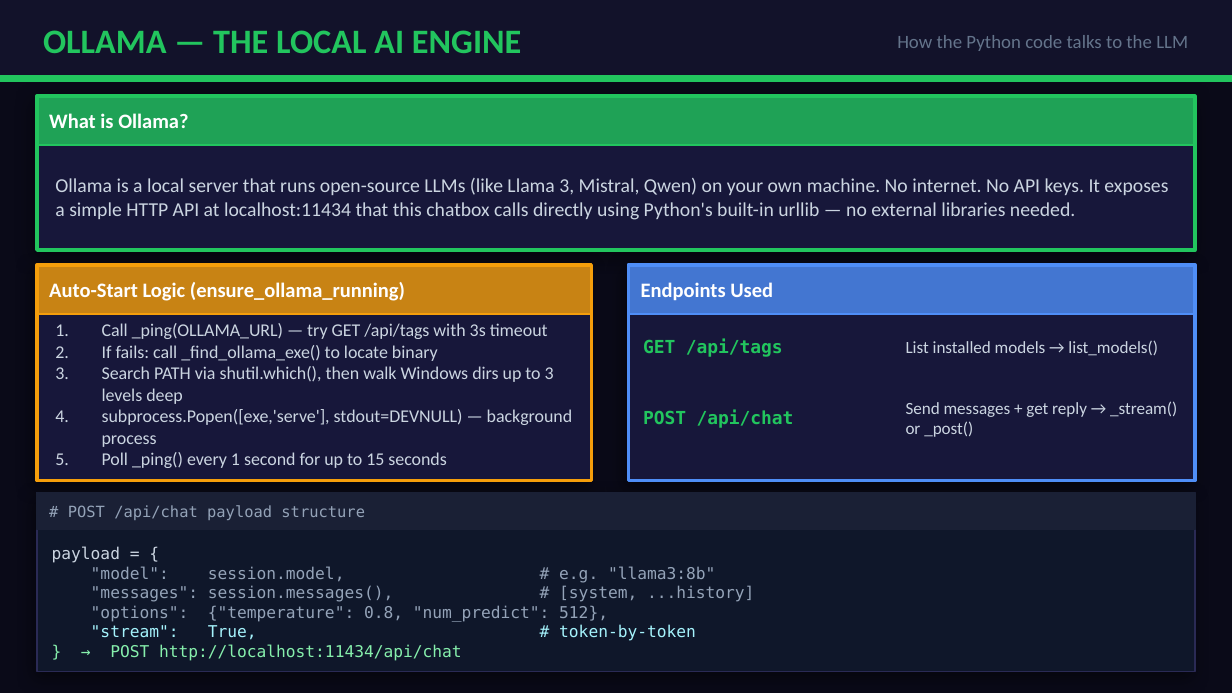
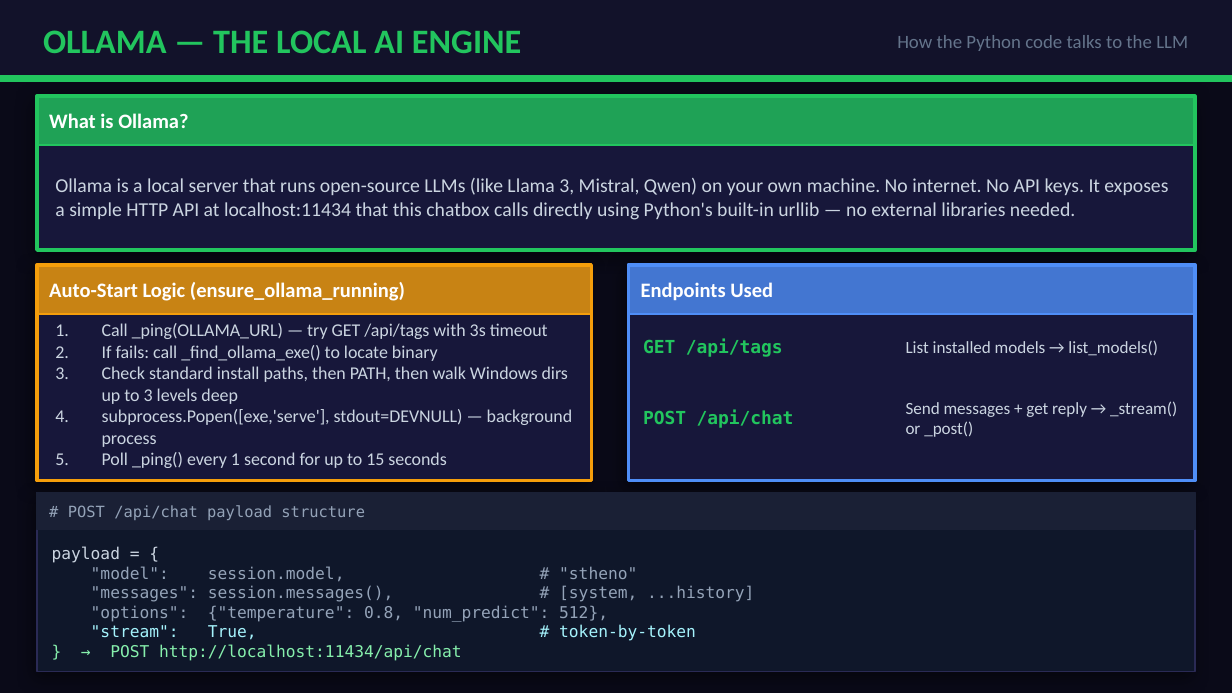
Before and after one commit to Adithya210207/personality-ai-chatbot, a slide deck: slide 3 of Documentary/Anime_personallity_ai_chatbox_Code_Documentary.pptx. Drawn at 1232x693 pixels with LibreOffice and Linux fonts; fonts in the diff are those of the drawing. Boxes give left, top, right and bottom in pixels: in the first picture for what was removed or moved away, otherwise in the second. Text is boxed around its words. In the diff, an @@ line names an element or a change of style, - is before the commit and + after.

```diff
--- a/Documentary/Anime_personallity_ai_chatbox_Code_Documentary.pptx
+++ b/Documentary/Anime_personallity_ai_chatbox_Code_Documentary.pptx
@@ text at box(102, 366, 568, 404): text changed @@
-3. Search PATH via shutil.which(), then walk Windows dirs up to 3 levels deep
+3. Check standard install paths, then PATH, then walk Windows dirs up to 3 levels deep
@@ text at box(91, 566, 637, 581): text changed @@
-"model": session.model, # e.g. "llama3:8b"
+"model": session.model, # "stheno"
```
Also in this commit, not shown: 2 other slides changed, 11 other files.
